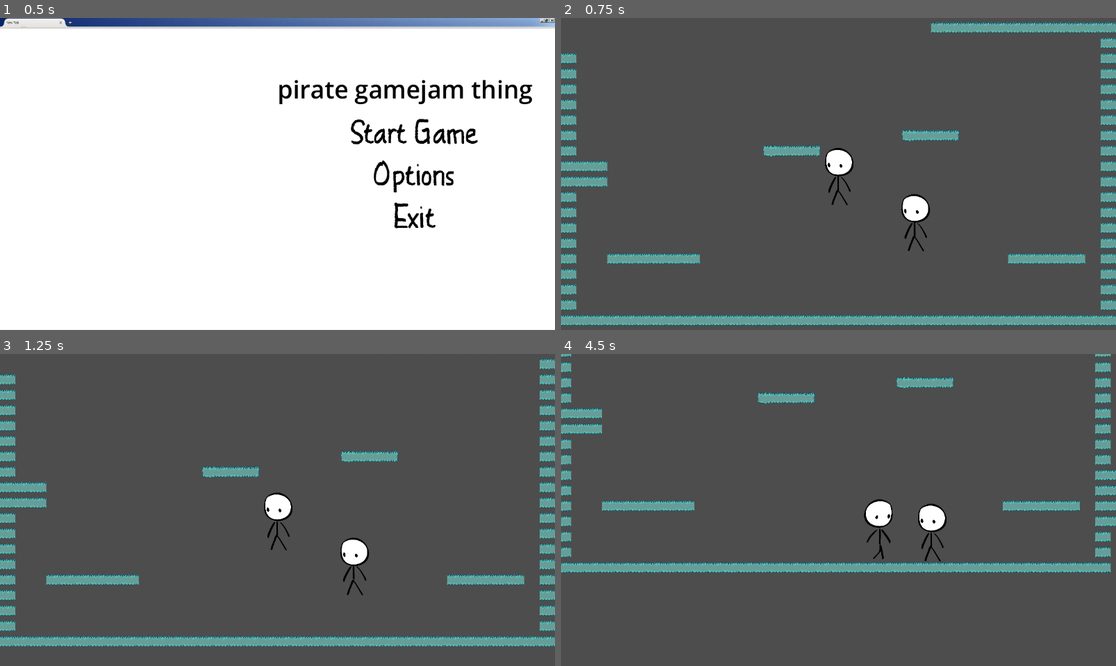
Above: before the commit, frames 1-4 (two rows, left to right).
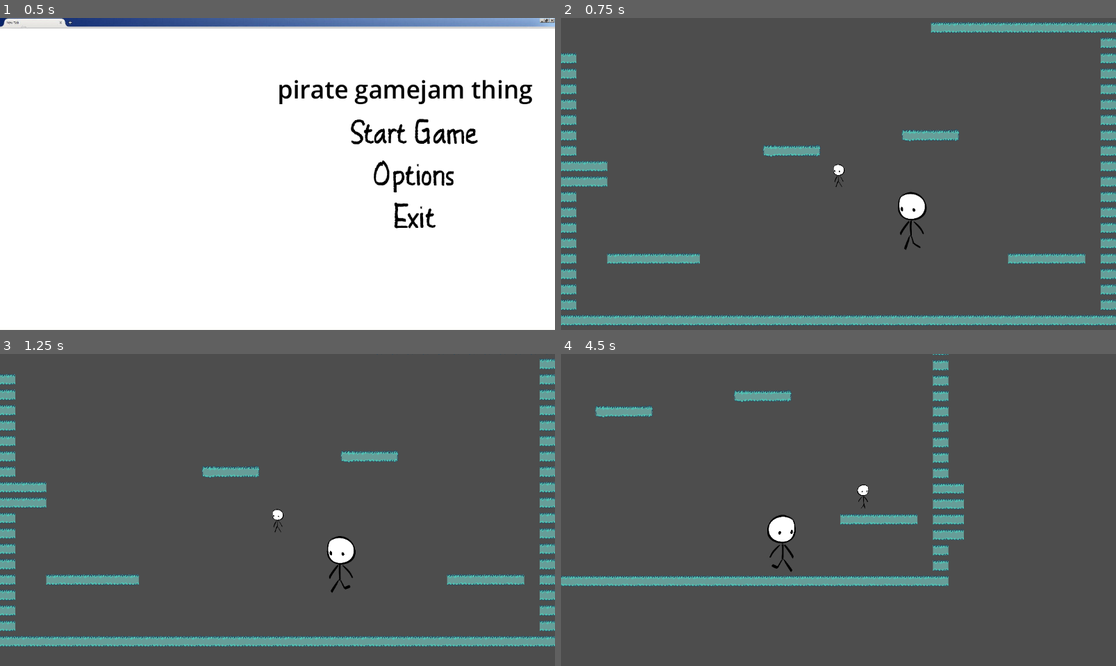
Above: after the commit, the same moments.

Repository: DCEYT/P17-Gamejam-Project
Game: Godot game, scene res://Scenes/main menu.tscn
Two runs of this game, one before a commit and one after it. Both use one fixed random seed, a clock stepped at 60 frames per second and the inputs below.
Inputs:
- Up to frame 1 (0.5 s): no input
- Up to frame 2 (0.75 s): click "Start Game" at 0.5 s
- Up to frame 3 (1.25 s): no input
- Up to frame 4 (4.5 s): hold D (Move Right) 1.28-2.78 s; tap H (Dash) at 1.35, 2.85, 4.35 s; tap W (Jump) at 1.52, 2.27, 3.77 s; tap Shift (Run) at 2.1, 3.6 s; hold A (Move Left) 2.78-3.53 s; hold D (Move Right) from 3.53 s (still down)

Frame 1 is identical in both runs. In frame 2, 0.8% of the frame differs, in the area x 47-67%, y 41-75%; in frame 3, 1.1%; in frame 4, 13%, in the area x 0-100%, y 0-75%.

Commit message:
yo

Diff:
--- a/Scenes/Player.tscn
+++ b/Scenes/Player.tscn
@@ -286,6 +286,7 @@
 height = 508.0
 
 [node name="Player" type="CharacterBody2D"]
+scale = Vector2(0.4, 0.4)
 script = ExtResource("1_i4p6b")
 
 [node name="AnimatedSprite2D" type="AnimatedSprite2D" parent="."]
--- a/Scenes/enemy_1.gd
+++ b/Scenes/enemy_1.gd
@@ -2,9 +2,9 @@
 
 class_name Enemy11
 
-const speed = 100
+const speed = 200
 
-var is_enemy_chase: bool = false
+var is_enemy_chase: bool = true
 
 var health = 80
 var health_max = 80
@@ -17,23 +17,60 @@
 
 var dir: Vector2
 const gravity = 900
-var knockback_force = 200
+var knockback_force = -200
 var is_roaming: bool = true
+
+var player: CharacterBody2D
+var player_in_area = false
 
 func _process(delta):
 	if !is_on_floor():
 		velocity.y += gravity * delta
 		velocity.x = 0
+
+	player = Global.playerBody
+
 	move(delta)
+	handle_animation()
 	move_and_slide()
 
 func move(delta):
 	if !dead:
 		if !is_enemy_chase:
 			velocity += dir * speed * delta
+		elif is_enemy_chase and !taking_damage:
+			var dir_to_player = position.direction_to(player.position) * speed
+			velocity.x = dir_to_player.x
+			dir.x = abs(velocity.x) / velocity.x
+		elif taking_damage:
+			var knockback_dir = position.direction_to(player.position) * knockback_force
+			velocity.x = knockback_dir.x
 		is_roaming = true
 	elif dead:
 		velocity.x = 0
+
+func handle_animation():
+	var anim_sprite = $AnimatedSprite2D
+	if !dead and !taking_damage and !is_dealing_damage:
+		anim_sprite.play("walk")
+		if dir.x == -1:
+			anim_sprite.flip_h = false
+		elif dir.x == 1:
+			anim_sprite.flip_h = true
+
+	elif !dead and taking_damage and !is_dealing_damage:
+		anim_sprite.play("hurt")
+		await get_tree().create_timer(.8).timeout
+		taking_damage = false
+	elif dead and is_roaming:
+		is_roaming = false
+		anim_sprite.play("death")
+		await get_tree().create_timer(1.0).timeout
+		handle_death()
+
+func handle_death():
+	self.queue_free()
+
 
 func _on_direction_timer_timeout() -> void:
 	$DirectionTimer.wait_time = choose([1.5,2,2.5])
@@ -44,3 +81,17 @@
 func choose(array):
 	array.shuffle()
 	return array.front()
+
+
+func _on_enemy_1_hitbox_area_entered(area: Area2D) -> void:
+	var damage = Global.playerDamageAmount
+	if area == Global.playerDamageZone:
+		take_damage(damage)
+
+func take_damage(damage):
+	health -= damage
+	taking_damage = true
+	if health <= health_min:
+		health = health_min
+		dead = true
+	print(str(self), "current health is ", health)
--- a/Scenes/enemy_1.tscn
+++ b/Scenes/enemy_1.tscn
@@ -285,6 +285,10 @@
 radius = 142.0
 height = 508.0
 
+[sub_resource type="CapsuleShape2D" id="CapsuleShape2D_bt5dh"]
+radius = 171.0
+height = 560.0
+
 [node name="Enemy1" type="CharacterBody2D"]
 script = ExtResource("1_ah3av")
 
@@ -299,4 +303,10 @@
 [node name="DirectionTimer" type="Timer" parent="."]
 autostart = true
 
+[node name="Enemy1Hitbox" type="Area2D" parent="."]
+
+[node name="CollisionShape2D" type="CollisionShape2D" parent="Enemy1Hitbox"]
+shape = SubResource("CapsuleShape2D_bt5dh")
+
 [connection signal="timeout" from="DirectionTimer" to="." method="_on_direction_timer_timeout"]
+[connection signal="area_entered" from="Enemy1Hitbox" to="." method="_on_enemy_1_hitbox_area_entered"]
--- a/character_body_2d.gd
+++ b/character_body_2d.gd
@@ -11,6 +11,9 @@
 var running = false
 var dashing = false
 var can_dash = true
+
+func _ready():
+	Global.playerBody = self
 
 func _physics_process(delta: float) -> void:
 	# Add the gravity.
--- /dev/null
+++ b/global.gd
@@ -0,0 +1,3 @@
+extends Node
+
+var playerBody: CharacterBody2D
--- a/project.godot
+++ b/project.godot
@@ -14,6 +14,10 @@
 run/main_scene="res://Scenes/main menu.tscn"
 config/features=PackedStringArray("4.3", "GL Compatibility")
 config/icon="res://Assets/icon.svg"
+
+[autoload]
+
+Global="*res://global.gd"
 
 [input]
 
Not shown: 1 places in Scenes/enemy_1.tscn that only renumber resources
Empty file added: Scenes/main.gd
